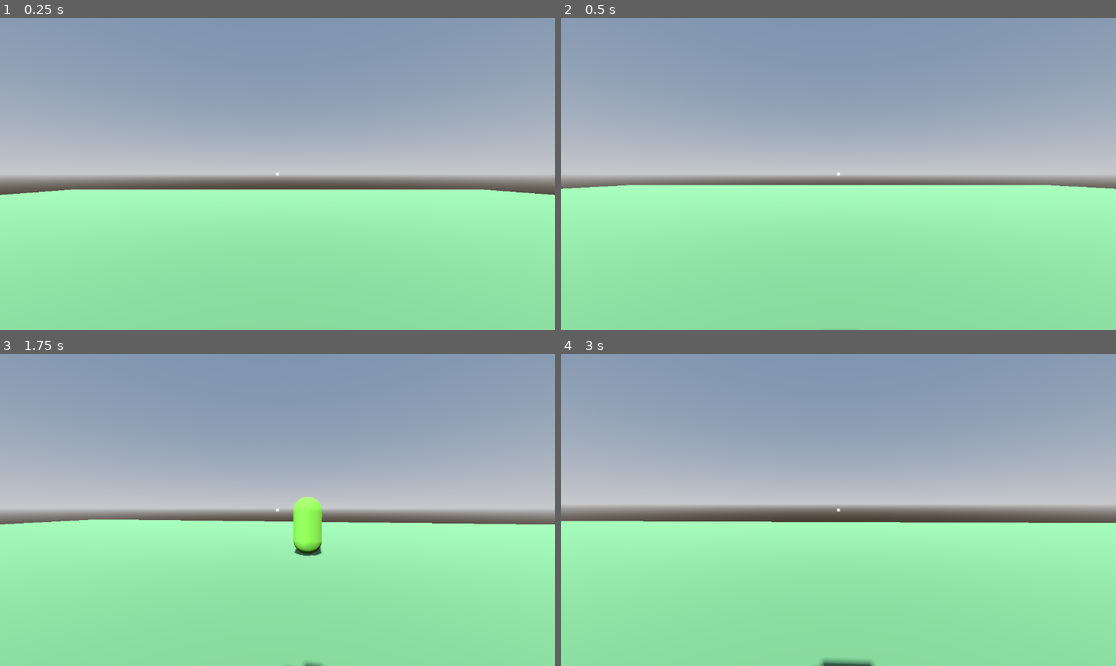
Above: before the commit, frames 1-4 (two rows, left to right).
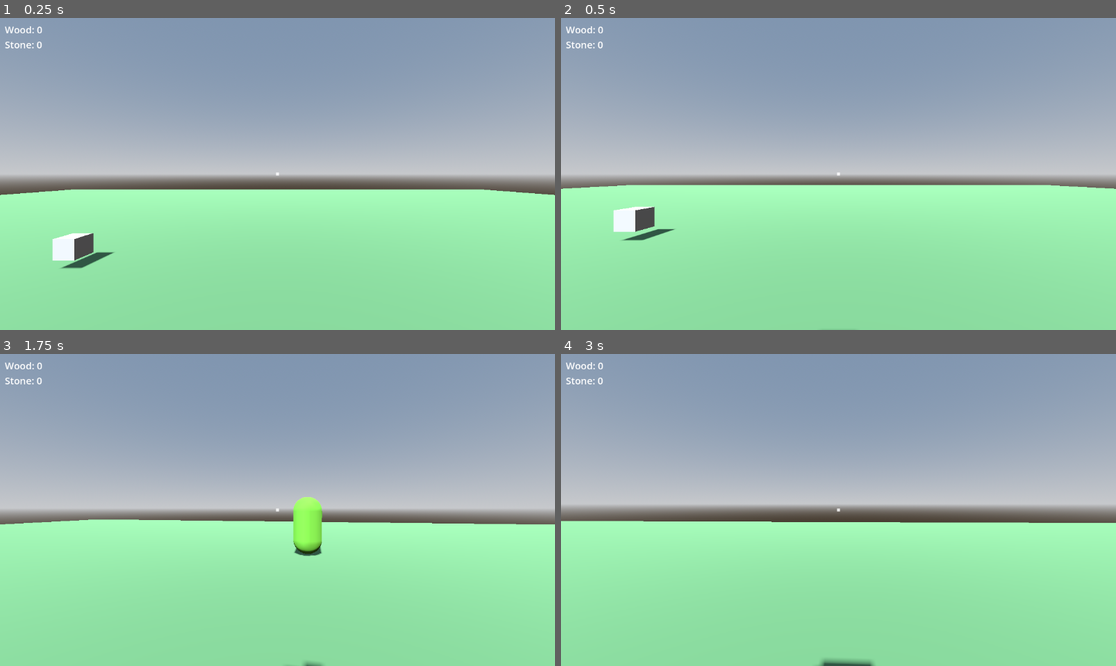
Above: after the commit, the same moments.

Repository: kem4ikkk/ubeziche
Game: Godot game, scene res://scenes/main.tscn
The game is run twice, just before and just after one commit, with the same random seed, the same clock (stepped at 60 frames per second) and the same inputs.
Inputs (mouse positions are in pixels of both pictures, inside the frame that each line leads up to):
- Up to frame 1 (0.25 s): no input
- Up to frame 2 (0.5 s): no input
- Up to frame 3 (1.75 s): tap Enter at 0.5 s; move the mouse to (305, 510) at 0.52 s; hold W from 0.53 s (still down); click (305, 510) at 0.67 s; tap Space at 0.77, 1.52 s; move the mouse to (249, 510) at 1.27 s
- Up to frame 4 (3 s): keep holding W; move the mouse to (849, 503) at 2.02 s; move the mouse to (832, 516) at 2.77 s; click (832, 516) at 2.92 s

The runs differ from the first frame. In frame 1, 0.9% of the frame differs, in the area x 0-21%, y 2-81%; in frame 2, 0.8%; in frame 3, 0.1%; in frame 4, 0.1%.

Commit message:
Добавлена система ресурсов и крафта (Этап 3.4)
- InventorySystem (автозагрузка): управление ресурсами, сигналы при изменении
- ResourcePickup (Area3D): сбор ресурсов при контакте с игроком
- CraftSystem (автозагрузка): система крафта с рецептами (первый рецепт: 2 дерева → 1 стена)
- HUD: показывает текущий инвентарь в углу экрана
- Debug capture: расширена проверка для телепорта к ресурсам и крафта

Протестировано через capture режим: ресурсы собираются, крафт работает, HUD обновляется.

Diff:
--- a/project.godot
+++ b/project.godot
@@ -21,6 +21,8 @@
 [autoload]
 
 DebugCapture="*res://scripts/debug_capture.gd"
+InventorySystem="*res://scripts/inventory_system.gd"
+CraftSystem="*res://scripts/craft_system.gd"
 
 [rendering]
 
--- a/scenes/hud.tscn
+++ b/scenes/hud.tscn
@@ -1,6 +1,9 @@
-[gd_scene format=3]
+[gd_scene load_steps=2 format=3]
+
+[ext_resource type="Script" path="res://scripts/hud.gd" id="1_hud"]
 
 [node name="HUD" type="CanvasLayer"]
+script = ExtResource("1_hud")
 
 [node name="Crosshair" type="ColorRect" parent="."]
 anchor_left = 0.5
@@ -13,3 +16,15 @@
 offset_bottom = 3.0
 mouse_filter = 2
 color = Color(1, 1, 1, 0.85)
+
+[node name="InventoryLabel" type="Label" parent="."]
+anchor_left = 0.0
+anchor_top = 0.0
+anchor_right = 0.2
+anchor_bottom = 0.15
+offset_left = 10.0
+offset_top = 10.0
+text = "Wood: 0
+Stone: 0
+Wall: 0"
+theme_override_font_sizes/font_size = 20
--- a/scenes/main.tscn
+++ b/scenes/main.tscn
@@ -1,9 +1,10 @@
-[gd_scene load_steps=11 format=3]
+[gd_scene load_steps=12 format=3]
 
 [ext_resource type="PackedScene" path="res://scenes/player.tscn" id="1_player"]
 [ext_resource type="PackedScene" path="res://scenes/zombie.tscn" id="2_zombie"]
 [ext_resource type="PackedScene" path="res://scenes/hud.tscn" id="3_hud"]
 [ext_resource type="Script" path="res://scripts/wave_manager.gd" id="4_wave"]
+[ext_resource type="PackedScene" path="res://scenes/resource_pickup.tscn" id="5_pickup"]
 
 [sub_resource type="ProceduralSkyMaterial" id="ProceduralSkyMaterial_1"]
 
@@ -70,3 +71,15 @@
 
 [node name="Spawn6" type="Marker3D" parent="WaveManager/SpawnPoints"]
 transform = Transform3D(1, 0, 0, 0, 1, 0, 0, 0, 1, 0, 0, 15)
+
+[node name="Resources" type="Node3D" parent="."]
+
+[node name="WoodPickup1" parent="Resources" instance=ExtResource("5_pickup")]
+transform = Transform3D(1, 0, 0, 0, 1, 0, 0, 0, 1, 5, 0.5, 5)
+resource_type = "wood"
+resource_amount = 10
+
+[node name="WoodPickup2" parent="Resources" instance=ExtResource("5_pickup")]
+transform = Transform3D(1, 0, 0, 0, 1, 0, 0, 0, 1, -5, 0.5, -5)
+resource_type = "wood"
+resource_amount = 10
--- /dev/null
+++ b/scenes/resource_pickup.tscn
@@ -0,0 +1,20 @@
+[gd_scene load_steps=4 format=3]
+
+[ext_resource type="Script" path="res://scripts/resource_pickup.gd" id="1_pickup"]
+
+[sub_resource type="BoxShape3D" id="BoxShape3D_1"]
+size = Vector3(0.5, 0.5, 0.5)
+
+[sub_resource type="BoxMesh" id="BoxMesh_1"]
+size = Vector3(0.5, 0.5, 0.5)
+
+[node name="ResourcePickup" type="Area3D"]
+collision_layer = 0
+collision_mask = 2
+script = ExtResource("1_pickup")
+
+[node name="CollisionShape3D" type="CollisionShape3D" parent="."]
+shape = SubResource("BoxShape3D_1")
+
+[node name="MeshInstance3D" type="MeshInstance3D" parent="."]
+mesh = SubResource("BoxMesh_1")
--- /dev/null
+++ b/scripts/craft_system.gd
@@ -0,0 +1,38 @@
+## Система крафта — один рецепт для примера.
+## Рецепт: 2 дерева → 1 стена
+
+extends Node
+
+# Рецепты: название → {входы: {ресурс: количество}, выходы: {ресурс: количество}}
+var recipes: Dictionary = {
+	"wall": {
+		"inputs": {"wood": 2},
+		"outputs": {"wall": 1},
+	}
+}
+
+
+## Попытаться скрафтить по названию рецепта.
+func craft(recipe_name: String) -> bool:
+	if recipe_name not in recipes:
+		return false
+
+	var recipe = recipes[recipe_name]
+
+	# Проверяем есть ли ресурсы
+	for resource_type in recipe["inputs"]:
+		var amount = recipe["inputs"][resource_type]
+		if InventorySystem.get_resource(resource_type) < amount:
+			return false
+
+	# Используем входные ресурсы
+	for resource_type in recipe["inputs"]:
+		var amount = recipe["inputs"][resource_type]
+		InventorySystem.use_resource(resource_type, amount)
+
+	# Даём выходные ресурсы
+	for resource_type in recipe["outputs"]:
+		var amount = recipe["outputs"][resource_type]
+		InventorySystem.add_resource(resource_type, amount)
+
+	return true
--- a/scripts/debug_capture.gd
+++ b/scripts/debug_capture.gd
@@ -41,12 +41,26 @@
 			player.shoot()
 			await get_tree().create_timer(0.2).timeout
 
-	# 3) Даём врагам подойти/поатаковать оставшееся время.
-	var rest: float = maxf(total - 1.5, 0.5)
+	# 3) Даём врагам подойти/поатаковать + ресурсам собраться.
+	var rest: float = maxf(total - 2.5, 0.5)
 	await get_tree().create_timer(rest).timeout
-	_dump_state("ПОСЛЕ действий")
+	_dump_state("ПОСЛЕ выстрелов (враги приближаются)")
 
-	# 4) Снимок экрана (ждём отрисовку кадра).
+	# 4) Телепортируем игрока к ресурсам (для тестирования).
+	if is_instance_valid(player) and player is Node3D:
+		print("CLAUDE: телепортирую игрока к ресурсам")
+		(player as Node3D).global_position = Vector3(5, 1, 5)
+		await get_tree().create_timer(0.5).timeout
+		_dump_state("ПОСЛЕ телепорта (собираю ресурсы)")
+
+	# 5) Попробуем скрафтить если достаточно ресурсов.
+	if InventorySystem.get_resource("wood") >= 2:
+		print("CLAUDE: крафтим стену (2 дерева → 1 стена)")
+		CraftSystem.craft("wall")
+
+	_dump_state("ПОСЛЕ крафта")
+
+	# 6) Снимок экрана (ждём отрисовку кадра).
 	await RenderingServer.frame_post_draw
 	var image := get_viewport().get_texture().get_image()
 	var abs_dir := ProjectSettings.globalize_path(OUT_DIR)
@@ -73,4 +87,8 @@
 	else:
 		print("  player: (нет)")
 	print("  enemies: ", get_tree().get_nodes_in_group("enemy").size())
+	# Показываем инвентарь
+	for resource_type in InventorySystem.inventory:
+		var amount = InventorySystem.inventory[resource_type]
+		print("  inventory[%s]: %d" % [resource_type, amount])
 	print("CLAUDE_STATE_END")
--- /dev/null
+++ b/scripts/hud.gd
@@ -0,0 +1,17 @@
+## Управление HUD элементами.
+
+extends CanvasLayer
+
+@onready var inventory_label: Label = $InventoryLabel
+
+
+func _ready() -> void:
+	InventorySystem.inventory_changed.connect(_on_inventory_changed)
+	_on_inventory_changed(InventorySystem.inventory)
+
+
+func _on_inventory_changed(inventory: Dictionary) -> void:
+	var text = ""
+	for resource_type in inventory:
+		text += "%s: %d\n" % [resource_type.capitalize(), inventory[resource_type]]
+	inventory_label.text = text.strip_edges()
--- /dev/null
+++ b/scripts/inventory_system.gd
@@ -0,0 +1,37 @@
+## Автозагрузка для управления инвентарём.
+## Сигнал говорит HUD-у что нужно обновиться.
+
+extends Node
+
+signal inventory_changed(inventory: Dictionary)
+
+var inventory: Dictionary = {
+	"wood": 0,
+	"stone": 0,
+}
+
+
+func _ready() -> void:
+	pass
+
+
+## Добавить ресурс в инвентарь.
+func add_resource(resource_type: String, amount: int) -> void:
+	if resource_type not in inventory:
+		inventory[resource_type] = 0
+	inventory[resource_type] += amount
+	inventory_changed.emit(inventory)
+
+
+## Использовать ресурсы для крафта (возвращает true если достаточно).
+func use_resource(resource_type: String, amount: int) -> bool:
+	if inventory.get(resource_type, 0) >= amount:
+		inventory[resource_type] -= amount
+		inventory_changed.emit(inventory)
+		return true
+	return false
+
+
+## Получить количество ресурса.
+func get_resource(resource_type: String) -> int:
+	return inventory.get(resource_type, 0)
--- /dev/null
+++ b/scripts/resource_pickup.gd
@@ -0,0 +1,17 @@
+## Ресурсная точка для сбора.
+## Игрок (CharacterBody3D) входит в Area3D → получает ресурсы → узел исчезает.
+
+extends Area3D
+
+@export var resource_type: String = "wood"
+@export var resource_amount: int = 10
+
+
+func _ready() -> void:
+	body_entered.connect(_on_body_entered)
+
+
+func _on_body_entered(body: Node3D) -> void:
+	if body.is_in_group("player"):
+		InventorySystem.add_resource(resource_type, resource_amount)
+		queue_free()
Not shown, added: .git_commit_msg.txt
Not shown, changed: docs/PROGRESS.md
